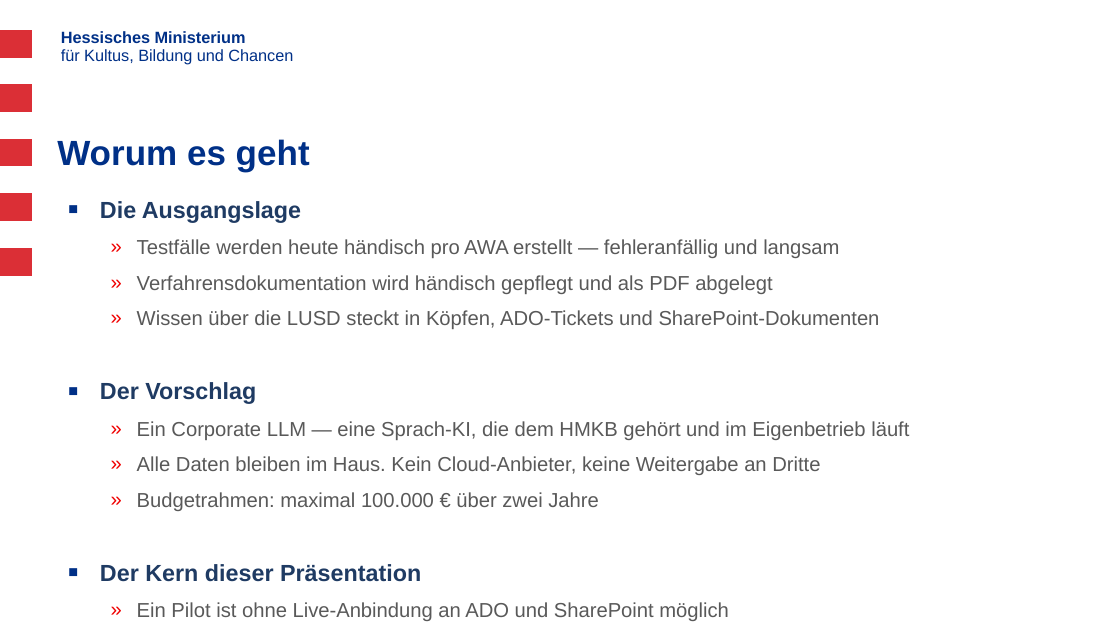
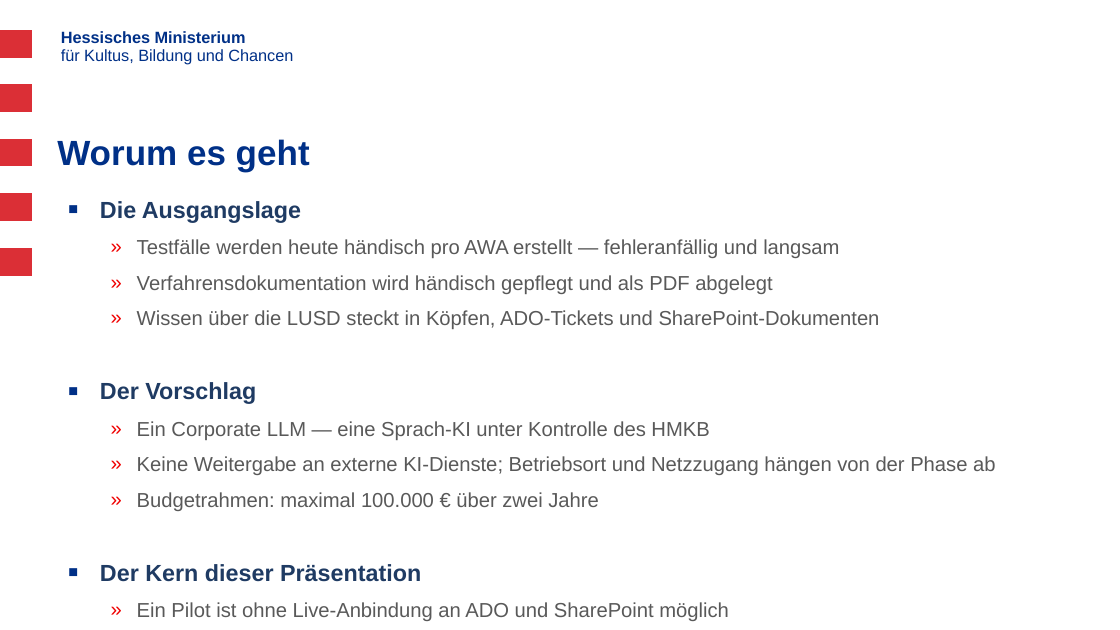
Before and after one commit to Soblissa/ila, a slide deck: slide 2 of Anforderungen an eine Corporate LLM/Corporate_LLM_HMKB_Praesentation.pptx. Drawn at 1120x630 pixels with LibreOffice and Linux fonts; fonts in the diff are those of the drawing; background and template pictures are left out. Boxes give left, top, right and bottom in pixels: in the first picture for what was removed or moved away, otherwise in the second. Text is boxed around its words. In the diff, an @@ line names an element or a change of style, - is before the commit and + after.

```diff
--- a/Anforderungen an eine Corporate LLM/Corporate_LLM_HMKB_Praesentation.pptx
+++ b/Anforderungen an eine Corporate LLM/Corporate_LLM_HMKB_Praesentation.pptx
@@ text at [137, 421, 996, 475]: text changed @@
-  » Ein Corporate LLM — eine Sprach-KI, die dem HMKB gehört und im Eigenbetrieb läuft
-  » Alle Daten bleiben im Haus. Kein Cloud-Anbieter, keine Weitergabe an Dritte
+  » Ein Corporate LLM — eine Sprach-KI unter Kontrolle des HMKB
+  » Keine Weitergabe an externe KI-Dienste; Betriebsort und Netzzugang hängen von der Phase ab
```
Also in this commit, not shown: 1 other slide changed, 1 other file.
